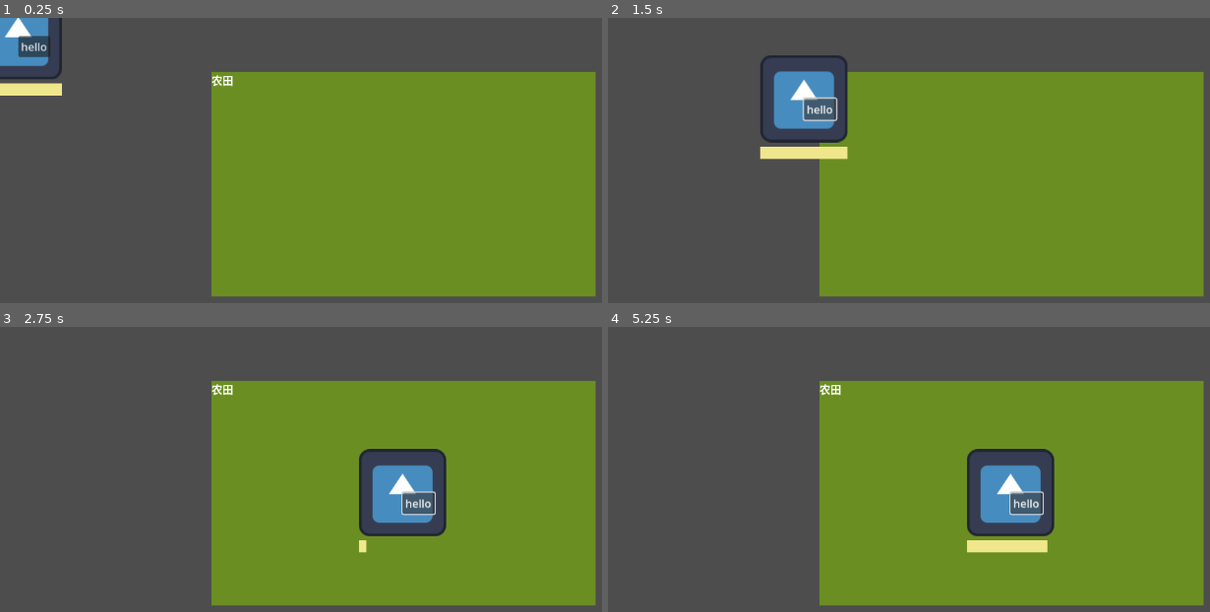
Above: before the commit, frames 1-4 (two rows, left to right).
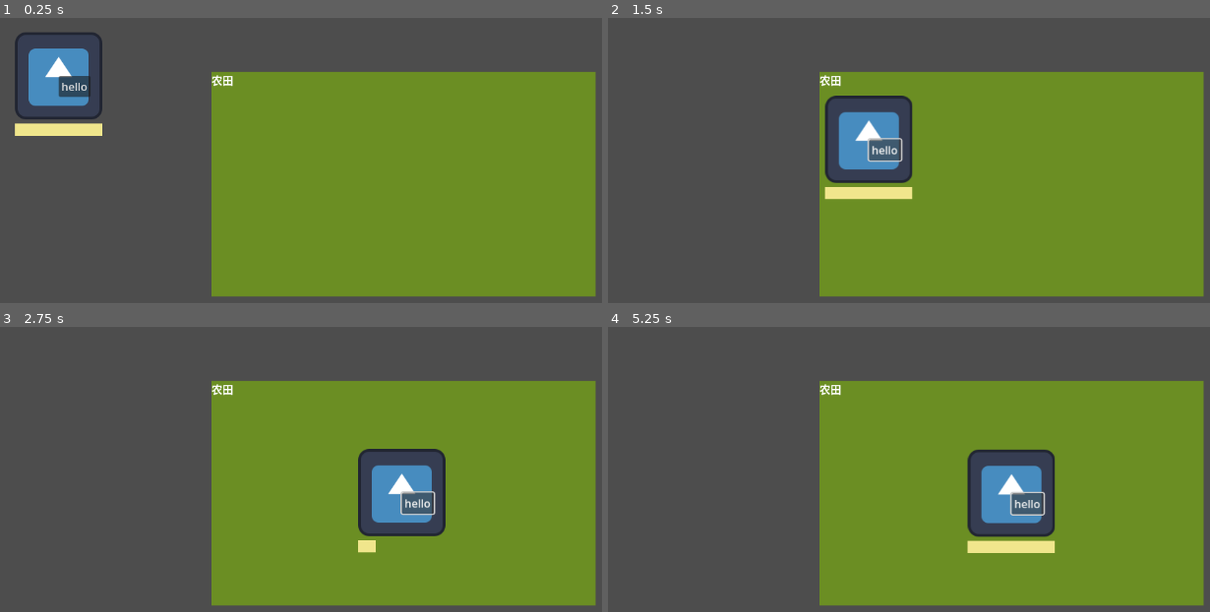
Above: after the commit, the same moments.

Repository: picasso250/marketworld
Game: Godot game, scene res://main.tscn
Same seed, same stepped clock (60 frames per second), same inputs: the game is played once before the commit and once after it. The engine's default icon, where the game draws it, is replaced by a stand-in: a white triangle on a blue panel in a dark square.
Inputs:
- Up to frame 1 (0.25 s): no input
- Up to frame 2 (1.5 s): click "hello" at 0.5 s; click "hello" at 1.25 s
- Up to frame 3 (2.75 s): click "hello" at 2 s
- Up to frame 4 (5.25 s): no input

The runs differ from the first frame. In frame 1, 4.3% of the frame differs, in the area x 0-17%, y 0-42%; in frame 2, 7.9%, in the area x 25-51%, y 13-64%; in frame 3, 0.5%; in frame 4, 0.7%.

Commit message:
到了就干活，只干一次

Diff:
--- a/pawn.gd
+++ b/pawn.gd
@@ -11,6 +11,7 @@
 var _task_type: String = ""
 @export var move_speed: float = 100.0  # Speed at which the pawn moves towards the target.
 var _task_target: Node = null  # New variable to store the task target.
+var has_moving_target: bool = false  # Renamed variable to track if the pawn has a moving target.
 
 func _ready():
 	var progress_bar = get_node(progress_bar_node) as ColorRect
@@ -80,20 +81,25 @@
 	var tolerance: float = move_speed * get_process_delta_time()  # 使用 delta 时间计算容差
 	return position.distance_to(_current_target_position) <= tolerance
 
-# New method to move towards a target at the specified speed, using speed * delta as tolerance.
+# New method to move towards a target at the specified speed, using has_reached_target for the check.
 func move_towards_target(delta: float) -> void:
-	var tolerance: float = move_speed * delta  # Calculate tolerance based on speed and delta time.
-
-	if position.distance_to(_current_target_position) > tolerance:
+	if has_moving_target and not has_reached_target():
 		var direction = (_current_target_position - position).normalized()
 		position += direction * move_speed * delta
-	else:
+	elif has_moving_target:
 		position = _current_target_position  # Snap to the target once within tolerance.
+		_clear_target()  # Clear the target once it’s reached.
+
+# New method to set the current target position.
+func set_target_position(target_position: Vector2) -> void:
+	_current_target_position = target_position
+	has_moving_target = true  # Set the flag to indicate there is a target.
+
+# Function to clear the target when it's reached or when we want to reset it.
+func _clear_target() -> void:
+	has_moving_target = false  # Clear the target flag.
+	_current_target_position = Vector2.ZERO  # Optionally reset position, or just leave it as it is.
 
 # Debug button signal method.
 func _on_button_pressed():
 	emit_signal("debug_button_pressed")
-
-# New method to set the current target position.
-func set_target_position(target_position: Vector2) -> void:
-	_current_target_position = target_position
